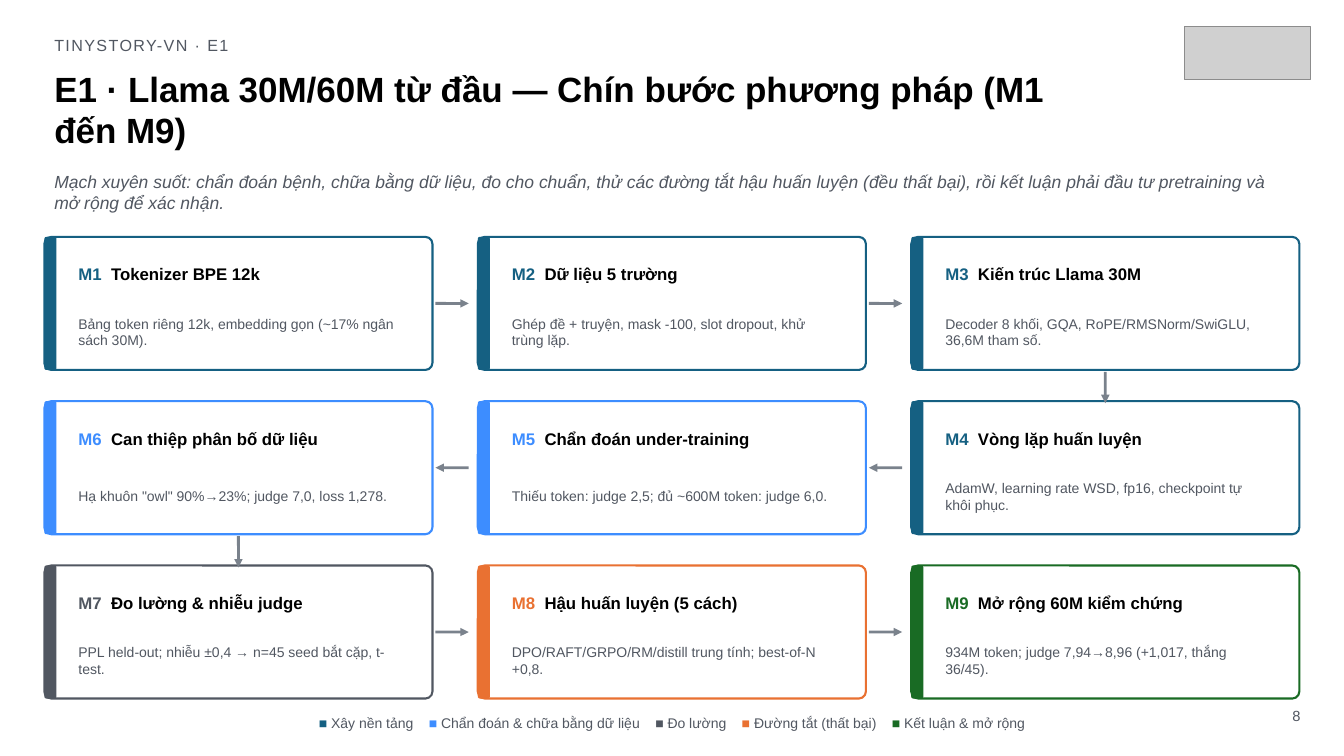
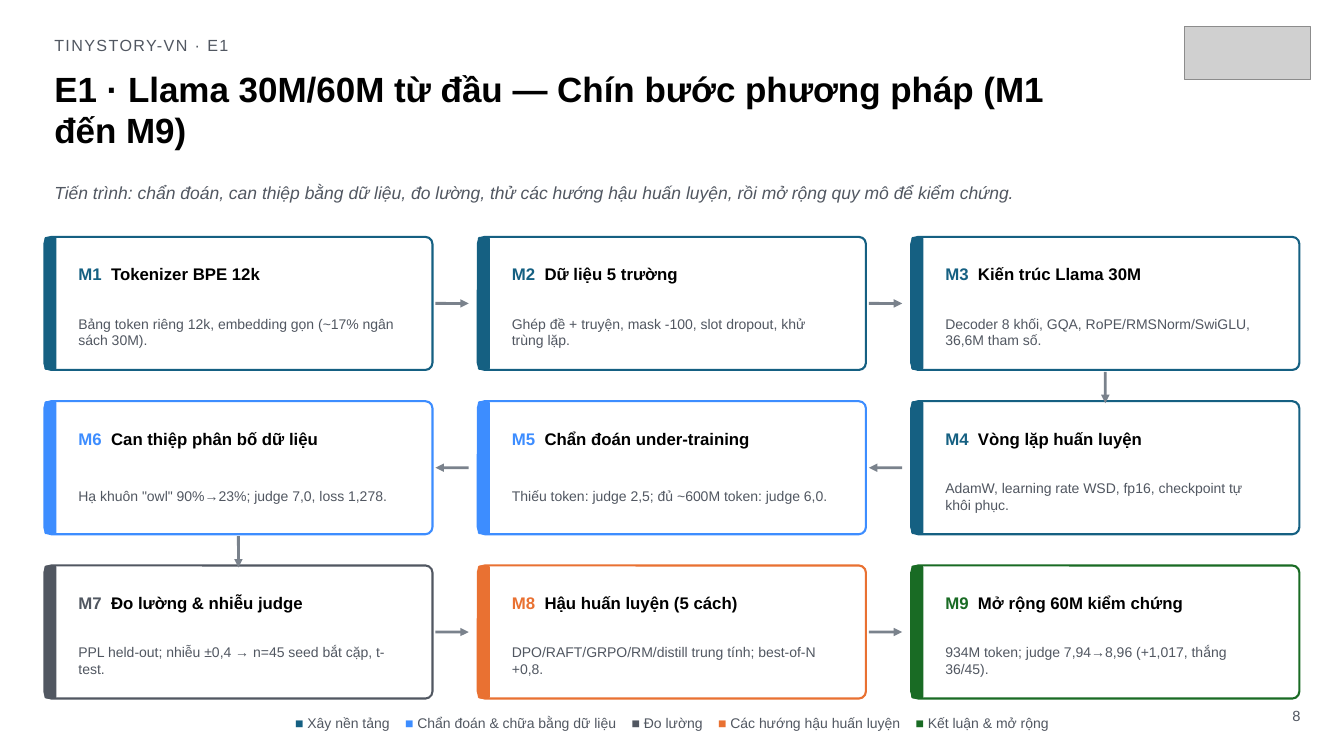
Before and after one commit to tungd/tinystory-vn, a slide deck: slide 8 of output/presentation/tinystory-vn-summary.pptx. Drawn at 1344x756 pixels with LibreOffice and Linux fonts; fonts in the diff are those of the drawing; grey boxes stand for pictures. Boxes give left, top, right and bottom in pixels: in the first picture for what was removed or moved away, otherwise in the second. Text is boxed around its words. In the diff, an @@ line names an element or a change of style, - is before the commit and + after.

```diff
--- a/output/presentation/tinystory-vn-summary.pptx
+++ b/output/presentation/tinystory-vn-summary.pptx
@@ text at (54,185,1014,203): text changed @@
-Mạch xuyên suốt: chẩn đoán bệnh, chữa bằng dữ liệu, đo cho chuẩn, thử các đường tắt hậu huấn luyện (đều thất bại), rồi kết luận phải đầu tư pretraining và mở rộng để xác nhận.
+Tiến trình: chẩn đoán, can thiệp bằng dữ liệu, đo lường, thử các hướng hậu huấn luyện, rồi mở rộng quy mô để kiểm chứng.
@@ text at (307,717,1049,731): text changed @@
-■ Xây nền tảng ■ Chẩn đoán & chữa bằng dữ liệu ■ Đo lường ■ Đường tắt (thất bại) ■ Kết luận & mở rộng
+■ Xây nền tảng ■ Chẩn đoán & chữa bằng dữ liệu ■ Đo lường ■ Các hướng hậu huấn luyện ■ Kết luận & mở rộng
```
Also in this commit, not shown: 16 other slides changed, 4 other files.
